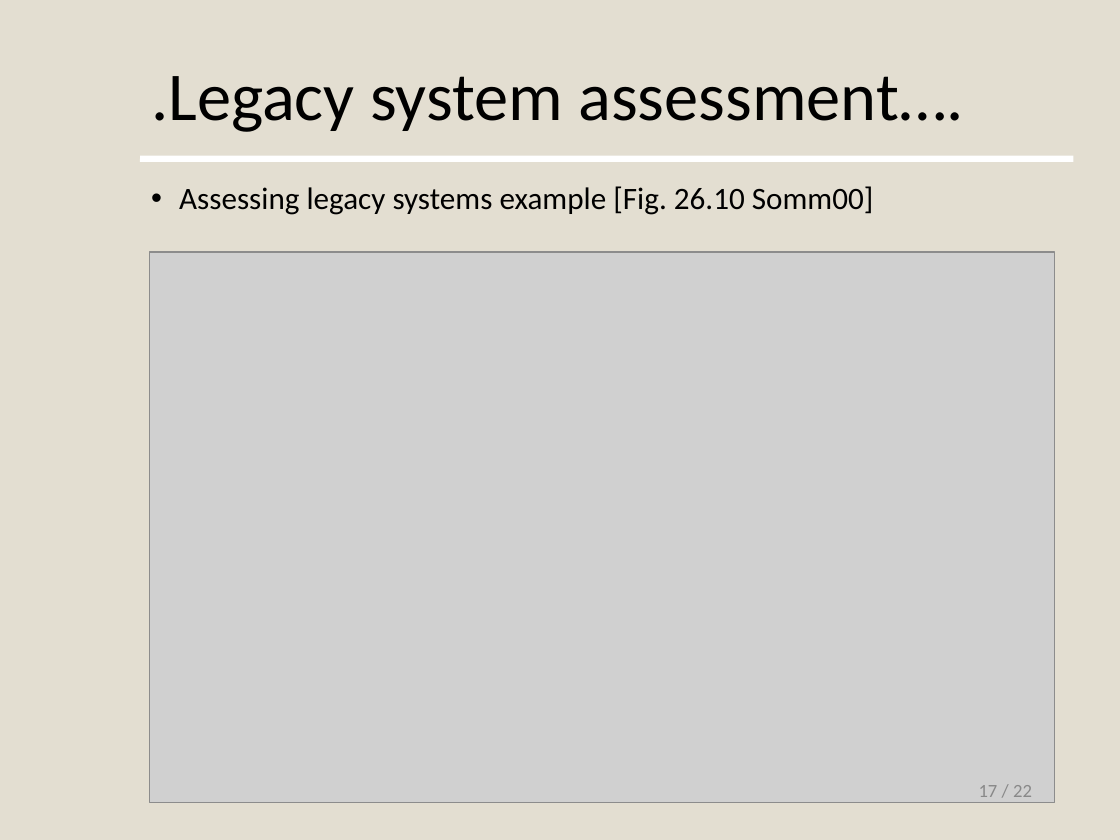
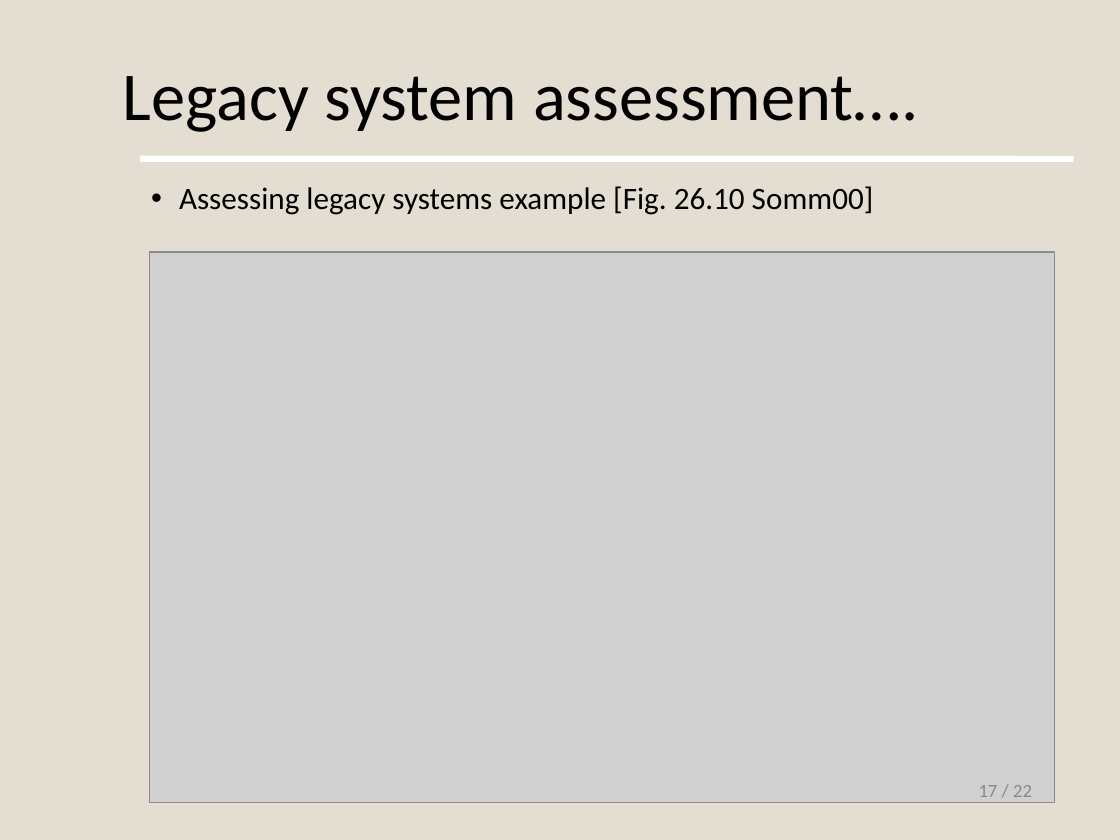
Before and after one commit to nottejas/clg-notes, a slide deck: slide 17 of SE/m1/UNIT1B_SE.ppt. Drawn at 1120x840 pixels with LibreOffice and Linux fonts; fonts in the diff are those of the drawing; grey boxes stand for pictures. Boxes give left, top, right and bottom in pixels: in the first picture for what was removed or moved away, otherwise in the second. Text is boxed around its words. In the diff, an @@ line names an element or a change of style, - is before the commit and + after.

```diff
--- a/SE/m1/UNIT1B_SE.ppt
+++ b/SE/m1/UNIT1B_SE.ppt
@@ text at box(123, 76, 918, 132): text changed @@
-.Legacy system assessment….
+Legacy system assessment….
```
Also in this commit, not shown: 9 other slides changed.
